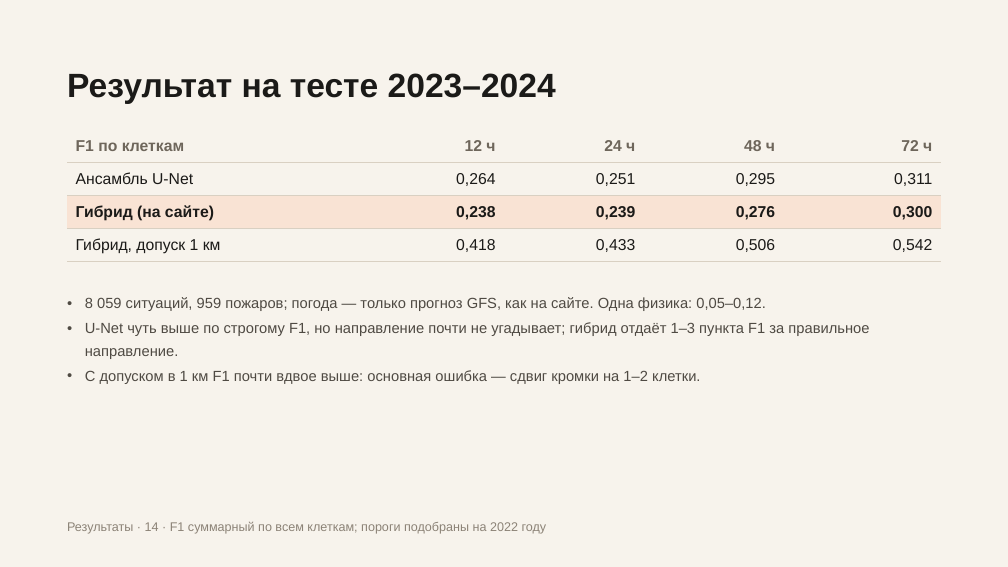
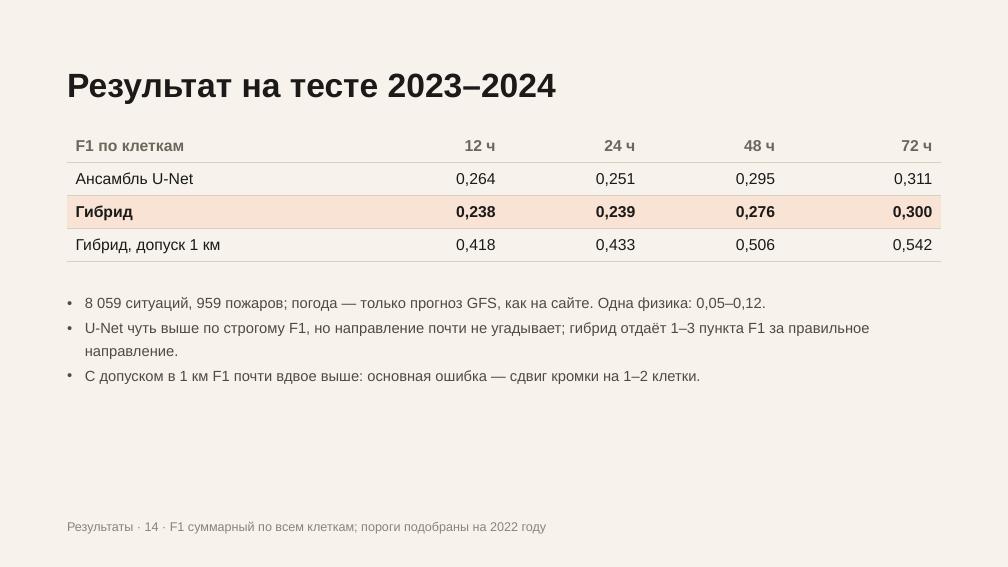
Before and after one commit to Bekabaev/fire_proj, a slide deck: slide 14 of presentation/presentation_editable.pptx. Drawn at 1008x567 pixels with LibreOffice and Linux fonts; fonts in the diff are those of the drawing. Boxes give left, top, right and bottom in pixels: in the first picture for what was removed or moved away, otherwise in the second. Text is boxed around its words. In the diff, an @@ line names an element or a change of style, - is before the commit and + after.

```diff
--- a/presentation/presentation_editable.pptx
+++ b/presentation/presentation_editable.pptx
@@ table at (67,129,941,262) @@
-row 3, column 1: Гибрид (на сайте)
+row 3, column 1: Гибрид
@@ borders changed @@
```
Also in this commit, not shown: 6 other slides changed, 2 slides removed, 7 other files.
